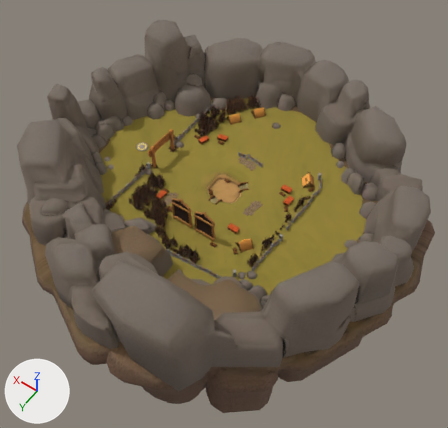
An edit to the glTF model assets/models/camp.gltf, drawn before and after from the same camera.
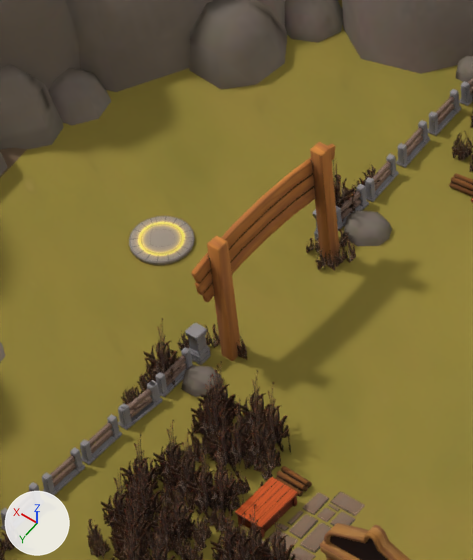
The first picture shows the older version from a camera (50 mm lens) standing at (-57.2, 80.5, 117.3) and looking at (2.6, -3.2, -14.3). The close-ups show the older and then the newer version on the part from 25% to 44% of the width and 24% to 48% of the height of that picture. Only the edits that show in the close-ups are written down. Every picture has the same lights, and +X, +Y and +Z are marked at lower left. Objects named as collision shapes, trigger or cutter boxes, shadow casters or lower levels of detail are left out. Where no turn or scale is listed for an object, it has been applied to the vertices.

Names of what the first close-up shows: 'Fence.014', 'Fence.016', 'Fence.018', 'Floor.001', 'GN_Grass', 'GN_Grass.003', 'Lajas.003', 'Mesa.009', 'base_leaderboard.001', 'env_rocks', 'spawner', 'welcome' and 13 more.
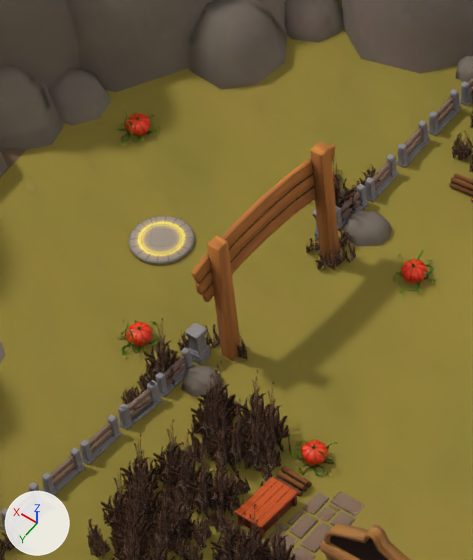
The change in detail:
Picture 'event_helloween_pumpkin' (img_event_helloween_pumpkin) is new.
Picture 'Foliage_01_Albedo' (img_foliage_01_albedo) is new.
Material 'halloween_pumpkin' (mat_halloween_pumpkin) is new.
Its texture is img_event_helloween_pumpkin.
Material 'halloween_pumpkin_leafs' (mat_halloween_pumpkin_leafs) is new.
Its texture is img_foliage_01_albedo (with its transparency).
Mesh me_torus_011 is new.
It has 712 vertices, 1340 faces and spans x -1.1..1.01, y -1.32..1.33, z 0.0..1.26.
Faces by material slot: [1292, 48].
It uses material mat_halloween_pumpkin (picture img_event_helloween_pumpkin).
It uses material mat_halloween_pumpkin_leafs (picture img_foliage_01_albedo).
Mesh me_torus_010 is new.
It has 712 vertices, 1340 faces and spans x -1.28..1.28, y -0.97..1.08, z 0.0..1.26.
Faces by material slot: [1292, 48].
It uses material mat_halloween_pumpkin (picture img_event_helloween_pumpkin).
It uses material mat_halloween_pumpkin_leafs (picture img_foliage_01_albedo).
Mesh me_torus_009 is new.
It has 712 vertices, 1340 faces and spans x -1.01..1.09, y -1.33..1.32, z 0.0..1.26.
Faces by material slot: [1292, 48].
It uses material mat_halloween_pumpkin (picture img_event_helloween_pumpkin).
It uses material mat_halloween_pumpkin_leafs (picture img_foliage_01_albedo).
Object 'halloween_pumpkin.010' (ob_halloween_pumpkin_010) is new; it shows me_torus_011.
Its location is (31.3, -4.07, 1.0).
Object 'halloween_pumpkin.009' (ob_halloween_pumpkin_009) is new; it shows me_torus_010.
Its location is (11.43, 7.27, 1.0).
Object 'halloween_pumpkin.008' (ob_halloween_pumpkin_008) is new; it shows me_torus_009.
Its location is (14.59, -4.08, 1.0).
Object 'halloween_pumpkin.006' (ob_halloween_pumpkin_006) is new; it shows a copy of me_torus_011.
Its location is (22.37, 6.32, 1.0).

Where the change shows, as pixel boxes [x1, y1, x2, y2] in the close-ups (473 x 560 px):
'halloween_pumpkin.009', added (red)
    after: [289, 440, 337, 477]
    faces in mat_halloween_pumpkin (picture img_event_helloween_pumpkin): [292, 440, 337, 476]
'halloween_pumpkin.006', added (red)
    after: [117, 319, 163, 358]
    faces in mat_halloween_pumpkin (picture img_event_helloween_pumpkin): [117, 319, 163, 353]
'halloween_pumpkin.008', added (red)
    after: [393, 250, 436, 296]
    faces in mat_halloween_pumpkin (picture img_event_helloween_pumpkin): [393, 250, 436, 291]
'halloween_pumpkin.010', added (red)
    after: [117, 110, 160, 146]
    faces in mat_halloween_pumpkin (picture img_event_helloween_pumpkin): [117, 110, 160, 142]
